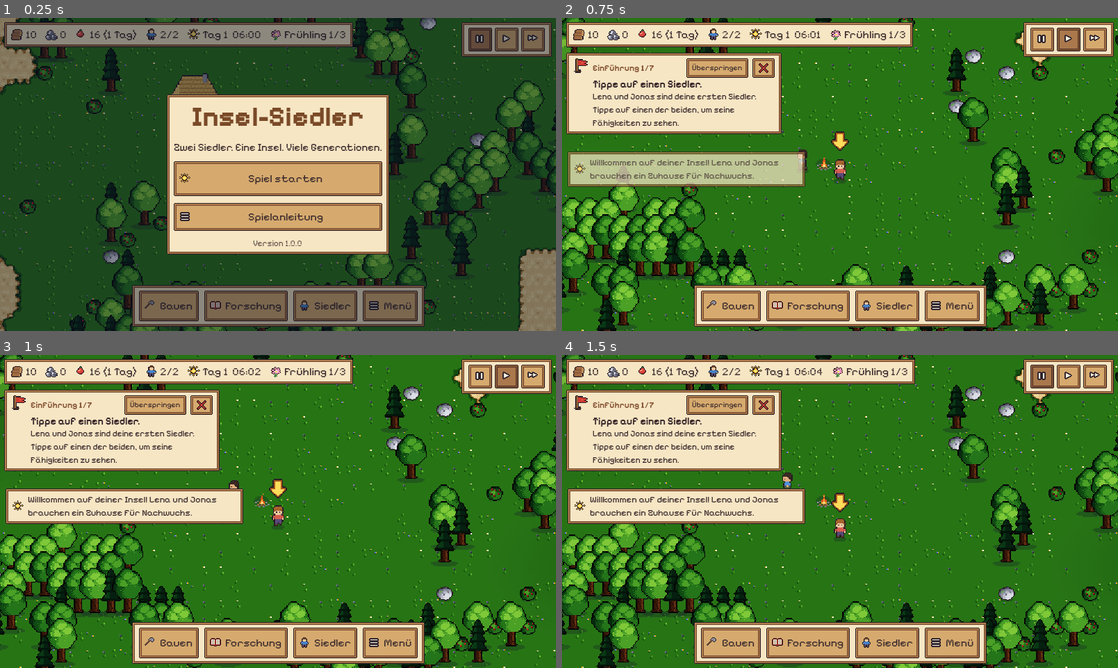
Above: before the commit, frames 1-4 (two rows, left to right).
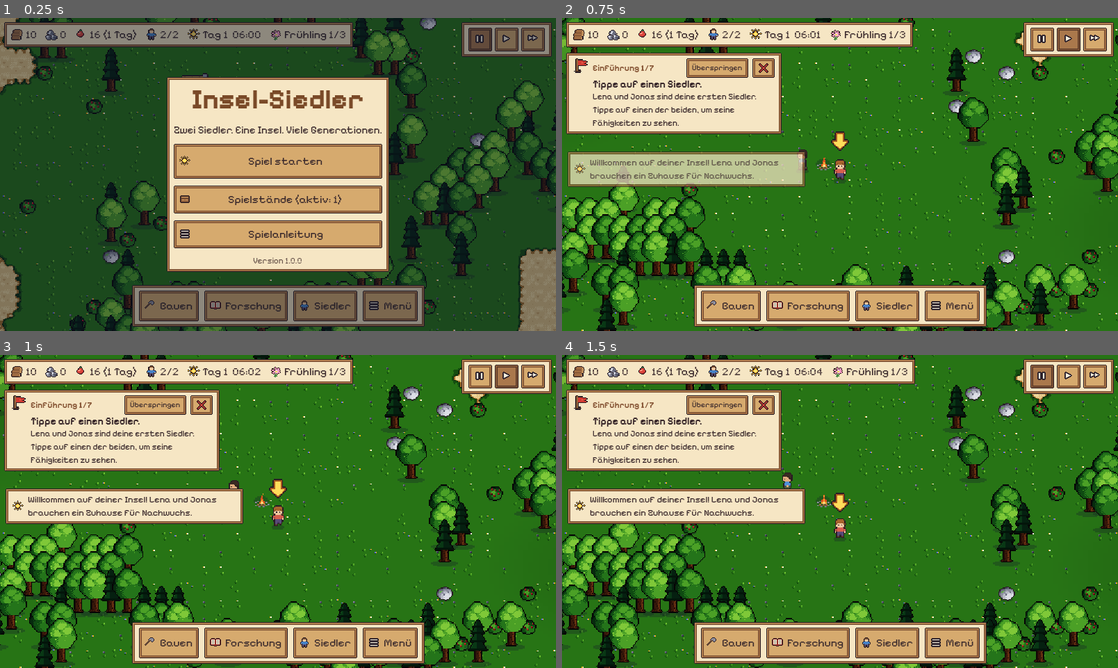
Above: after the commit, the same moments.

Repository: roderichpralle-a11y/New_World
Game: Godot game, scene res://scenes/main.tscn
Same seed, same stepped clock (60 frames per second), same inputs: the game is played once before the commit and once after it.
Inputs (mouse positions are in pixels of both pictures, inside the frame that each line leads up to):
- Up to frame 1 (0.25 s): no input
- Up to frame 2 (0.75 s): click "Spiel starten" at 0.5 s
- Up to frame 3 (1 s): no input
- Up to frame 4 (1.5 s): click (1040, 376) at 1.27 s

The runs differ from the first frame. In frame 1, 16% of the frame differs, in the area x 30-70%, y 18-82%; in frame 2, nothing differs; in frame 3, nothing differs; in frame 4, nothing differs.

Commit message:
Fünf Spielstände
Menü und Titelbild > Spielstände: laden, hier speichern, neues Spiel,
löschen. Der bisherige Spielstand ist Platz 1.

Co-Authored-By: Claude Opus 5.5 (1M context) <noreply@anthropic.com>
Claude-Session: https://claude.ai/code/session_01LxU4125AJ5QeeYLypLgmQB

Diff:
--- a/scripts/autoload/game.gd
+++ b/scripts/autoload/game.gd
@@ -18,6 +18,13 @@
 ## übernimmt sie eine Kopie des normalen Spielstands; der normale bleibt unberührt.
 var SAVE_PATH := LIVE_SAVE_PATH
 var is_test_build := false
+## Fuenf Spielstaende: Platz 1 ist die bisherige Datei, die anderen haengen _2 .. _5 an.
+## Der aktive Platz steht in user://settings.cfg [game] slot (Testversion: slot_test).
+const SLOTS := 5
+var slot := 1
+var _slot_base := LIVE_SAVE_PATH
+## Nach dem Neuladen der Seite (Spielstand wechseln): "continue" oder "new" statt Titelbild
+var autostart := ""
 const SAVE_VERSION := 3
 
 var world = null  # aktive (sichtbare) Insel, siehe Sea fuer alle Inseln
@@ -50,6 +57,7 @@
 	_rng.randomize()
 	process_mode = Node.PROCESS_MODE_ALWAYS
 	_detect_test_build()
+	_load_slot()
 	_load_notify_settings()
 
 
@@ -758,6 +766,86 @@
 	stock_changed.emit()
 
 
+# ---------------------------------------------------------------- Spielstaende
+func slot_path(n: int) -> String:
+	return _slot_base if n <= 1 else _slot_base.replace(".json", "_%d.json" % n)
+
+
+func slot_exists(n: int) -> bool:
+	return FileAccess.file_exists(slot_path(n))
+
+
+func _slot_key() -> String:
+	return "slot_test" if is_test_build else "slot"
+
+
+func _load_slot() -> void:
+	_slot_base = SAVE_PATH
+	var cf := ConfigFile.new()
+	if cf.load("user://settings.cfg") == OK:
+		slot = clampi(int(cf.get_value("game", _slot_key(), 1)), 1, SLOTS)
+		autostart = str(cf.get_value("game", "autostart", ""))
+		if autostart != "":
+			cf.erase_section_key("game", "autostart")
+			cf.save("user://settings.cfg")
+	SAVE_PATH = slot_path(slot)
+
+
+## Kurzbeschreibung eines Spielstands, beim Speichern in settings.cfg [slots] abgelegt
+func slot_info(n: int) -> String:
+	if not slot_exists(n):
+		return ""
+	var cf := ConfigFile.new()
+	cf.load("user://settings.cfg")
+	var raw = cf.get_value("slots", slot_path(n).get_file(), [])
+	if not (raw is Array) or raw.size() < 4:
+		return ""
+	var dt := Time.get_datetime_dict_from_unix_time(int(raw[3]) + int(Time.get_time_zone_from_system().get("bias", 0)) * 60)
+	var isl: int = int(raw[2])
+	return tr("Tag %d, %d Siedler, %s, gespeichert %02d.%02d. %02d:%02d") % [int(raw[0]), int(raw[1]),
+		tr("1 Insel") if isl == 1 else tr("%d Inseln") % isl, dt.day, dt.month, dt.hour, dt.minute]
+
+
+func _write_slot_info() -> void:
+	var cf := ConfigFile.new()
+	cf.load("user://settings.cfg")
+	cf.set_value("slots", SAVE_PATH.get_file(), [day(), population(), Sea.worlds.size(), int(Time.get_unix_time_from_system())])
+	cf.save("user://settings.cfg")
+
+
+## Wechselt den Spielstand. mode: "continue" laedt ihn, "new" beginnt dort ein neues Spiel,
+## "" merkt sich nur den Platz (nach "Hier speichern"). Laden und Neu laden die Seite neu.
+func switch_slot(n: int, mode: String) -> void:
+	var cf := ConfigFile.new()
+	cf.load("user://settings.cfg")
+	cf.set_value("game", _slot_key(), n)
+	if mode != "":
+		cf.set_value("game", "autostart", mode)
+	cf.save("user://settings.cfg")
+	slot = n
+	SAVE_PATH = slot_path(n)
+	if mode == "":
+		return
+	if mode == "new" and slot_exists(n):
+		DirAccess.remove_absolute(slot_path(n))
+	if OS.has_feature("web"):
+		JavaScriptBridge.eval("window.location.reload()")
+	else:
+		OS.set_restart_on_exit(true)
+		get_tree().quit()
+
+
+## Speichert das laufende Spiel in einen anderen Platz und spielt dort weiter.
+func save_to_slot(n: int) -> void:
+	switch_slot(n, "")
+	save_game()
+
+
+func delete_slot(n: int) -> void:
+	if n != slot and slot_exists(n):
+		DirAccess.remove_absolute(slot_path(n))
+
+
 # ---------------------------------------------------------------- Speichern
 func has_save() -> bool:
 	return FileAccess.file_exists(SAVE_PATH)
@@ -781,6 +869,7 @@
 	if f:
 		f.store_string(JSON.stringify(data))
 		f.close()
+		_write_slot_info()
 
 
 func load_save() -> Dictionary:
--- a/scripts/main.gd
+++ b/scripts/main.gd
@@ -33,7 +33,12 @@
 			world.cancel_placement())
 	_focus_start()
 	Game.set_speed(0)
-	hud.show_title(not save.is_empty())
+	if Game.autostart == "continue" and not save.is_empty():
+		_on_continue()
+	elif Game.autostart != "":
+		_on_new_game()
+	else:
+		hud.show_title(not save.is_empty())
 	_maybe_autotest()
 
 
@@ -98,6 +103,14 @@
 		Seasons.jump_to_season(int(args.season))
 	if args.has("foodtest"):
 		_autotest_food()
+	if args.has("slottest"):
+		# Spielstaende: in Platz 2 speichern, Infos lesen, Platz 2 loeschen geht nur inaktiv
+		await get_tree().create_timer(2.0, true, false, true).timeout
+		Game.save_to_slot(2)
+		print("Slot aktiv=", Game.slot, " pfad=", Game.SAVE_PATH, " 2 da=", Game.slot_exists(2), " info=", Game.slot_info(2))
+		Game.switch_slot(1, "")
+		Game.delete_slot(2)
+		print("Slot aktiv=", Game.slot, " 2 da=", Game.slot_exists(2), " 1 info=", Game.slot_info(1))
 	if args.has("build"):
 		_autotest_build()
 	if args.has("prodtest"):
@@ -233,6 +246,8 @@
 					hud._toggle(hud._menu_panel)
 				"notify":
 					hud._toggle(hud._notify_panel)
+				"slots":
+					hud._open_slots()
 				"stock":
 					hud._refresh_stock(true)
 					hud._toggle(hud._stock_panel)
--- a/scripts/ui/hud.gd
+++ b/scripts/ui/hud.gd
@@ -39,6 +39,8 @@
 var _menu_panel: PanelContainer
 var _help_panel: PanelContainer
 var _notify_panel: PanelContainer
+var _slots_panel: PanelContainer
+var _slots_box: VBoxContainer
 var _notify_grid: GridContainer
 var _info_panel: PanelContainer
 var _info_box: VBoxContainer
@@ -82,6 +84,7 @@
 	_build_menu_panel()
 	_build_help_panel()
 	_build_notify_panel()
+	_build_slots_panel()
 	_build_info_panel()
 	_sea_panel = SeaPanel.new()
 	root.add_child(_sea_panel)
@@ -308,7 +311,7 @@
 
 
 func _panels() -> Array:
-	return [_build_panel, _research_panel, _stock_panel, _settler_panel, _menu_panel, _help_panel, _notify_panel, _sea_panel]
+	return [_build_panel, _research_panel, _stock_panel, _settler_panel, _menu_panel, _help_panel, _notify_panel, _slots_panel, _sea_panel]
 
 
 func _popup_panel(title: String) -> Array:
@@ -1202,6 +1205,9 @@
 		toast("Spiel gespeichert.", "haus")
 		_menu_panel.visible = false)
 	v.add_child(save)
+	var sl := UiTheme.button("Spielstände", "kiste", 44)
+	sl.pressed.connect(func(): _open_slots())
+	v.add_child(sl)
 	var help := UiTheme.button("Spielanleitung", "sonne", 44)
 	help.pressed.connect(func(): _toggle(_help_panel))
 	v.add_child(help)
@@ -1234,6 +1240,117 @@
 	var info := UiTheme.label("Das Spiel speichert automatisch.", 12)
 	v.add_child(info)
 	v.add_child(_version_label())
+
+
+## Fuenf Spielstaende: laden, hierhin speichern, neu beginnen, loeschen
+func _build_slots_panel() -> void:
+	var r := _popup_panel("Spielstände")
+	_slots_panel = r[0]
+	_slots_box = VBoxContainer.new()
+	_slots_box.add_theme_constant_override("separation", 6)
+	r[1].add_child(_slots_box)
+
+
+func _open_slots() -> void:
+	_toggle(_slots_panel)
+	if _slots_panel.visible:
+		_fill_slots()
+		root.move_child(_slots_panel, -1)
+		_layout.call_deferred()
+
+
+func _fill_slots() -> void:
+	for c in _slots_box.get_children():
+		c.queue_free()
+	var in_title := has_overlay()
+	_slots_box.custom_minimum_size.x = min(640.0, get_viewport().get_visible_rect().size.x - 40.0)
+	_slots_panel.size = Vector2.ZERO
+	var hint := UiTheme.label("Das Spiel speichert automatisch in den aktiven Spielstand.", 13, DIM)
+	hint.autowrap_mode = TextServer.AUTOWRAP_WORD_SMART
+	_slots_box.add_child(hint)
+	for n in range(1, Game.SLOTS + 1):
+		var row := PanelContainer.new()
+		# Breit: Text links, Knoepfe rechts; schmal: Knoepfe darunter
+		var f: BoxContainer = HBoxContainer.new() if get_viewport().get_visible_rect().size.x >= 600.0 else VBoxContainer.new()
+		f.add_theme_constant_override("separation", 8 if f is HBoxContainer else 4)
+		row.add_child(f)
+		var v := VBoxContainer.new()
+		v.add_theme_constant_override("separation", 1)
+		v.size_flags_horizontal = Control.SIZE_EXPAND_FILL
+		f.add_child(v)
+		var active: bool = n == Game.slot
+		var used := Game.slot_exists(n)
+		var head := UiTheme.label(tr("Spielstand %d") % n + (tr(" (aktiv)") if active else ""), 15, Color("#7a4a28") if active else UiTheme.TEXT, true)
+		v.add_child(head)
+		var info := Game.slot_info(n)
+		var il := UiTheme.label(info if info != "" else (tr("Gespeichertes Spiel") if used else tr("Leer")), 12, DIM)
+		il.autowrap_mode = TextServer.AUTOWRAP_WORD_SMART
+		v.add_child(il)
+		var h := HBoxContainer.new()
+		h.add_theme_constant_override("separation", 6)
+		h.size_flags_vertical = Control.SIZE_SHRINK_CENTER
+		f.add_child(h)
+		var slot_n: int = n
+		if active and not in_title:
+			var sv := _slot_button(tr("Speichern"))
+			sv.pressed.connect(func():
+				Game.save_game()
+				toast(tr("Spiel gespeichert."), "haus")
+				_fill_slots())
+			h.add_child(sv)
+		if used and not (active and not in_title):
+			var ld := _slot_button(tr("Laden") if not active else tr("Weiterspielen"))
+			ld.pressed.connect(func():
+				if active:
+					_slots_panel.visible = false
+					_overlay_clear()
+					continue_requested.emit()
+					return
+				if not in_title:
+					Game.save_game()
+				Game.switch_slot(slot_n, "continue"))
+			h.add_child(ld)
+		if not active and not in_title:
+			h.add_child(_slot_confirm_button(tr("Hier speichern"), used, func():
+				Game.save_to_slot(slot_n)
+				toast(tr("Gespeichert in Spielstand %d. Du spielst jetzt dort weiter.") % slot_n, "haus")
+				_fill_slots()))
+		h.add_child(_slot_confirm_button(tr("Neues Spiel"), used, func():
+			if not in_title and not active:
+				Game.save_game()
+			if active:
+				_slots_panel.visible = false
+				_overlay_clear()
+				new_game_requested.emit()
+			else:
+				Game.switch_slot(slot_n, "new")))
+		if used and not active:
+			h.add_child(_slot_confirm_button(tr("Löschen"), true, func():
+				Game.delete_slot(slot_n)
+				_fill_slots()))
+		_slots_box.add_child(row)
+
+
+func _slot_button(text: String) -> Button:
+	var b := Button.new()
+	b.text = text
+	b.focus_mode = Control.FOCUS_NONE
+	b.custom_minimum_size.y = 36
+	b.add_theme_font_size_override("font_size", 14)
+	return b
+
+
+## Knopf, der bei belegtem Platz erst nachfragt (zweimal tippen)
+func _slot_confirm_button(text: String, ask: bool, action: Callable) -> Button:
+	var b := _slot_button(text)
+	var armed := [not ask]
+	b.pressed.connect(func():
+		if not armed[0]:
+			armed[0] = true
+			b.text = tr("Sicher?")
+			return
+		action.call())
+	return b
 
 
 ## Meldungen nach Art ein- und ausschalten (gespeichert in user://settings.cfg)
@@ -1970,6 +2087,9 @@
 		_overlay_clear()
 		new_game_requested.emit())
 	v.add_child(ng)
+	var sb := UiTheme.button(tr("Spielstände (aktiv: %d)") % Game.slot, "kiste", 40)
+	sb.pressed.connect(func(): _open_slots())
+	v.add_child(sb)
 	var hb := UiTheme.button("Spielanleitung", "menu", 40)
 	hb.pressed.connect(func(): _toggle(_help_panel))
 	v.add_child(hb)
Not shown, changed: DESIGN.md
